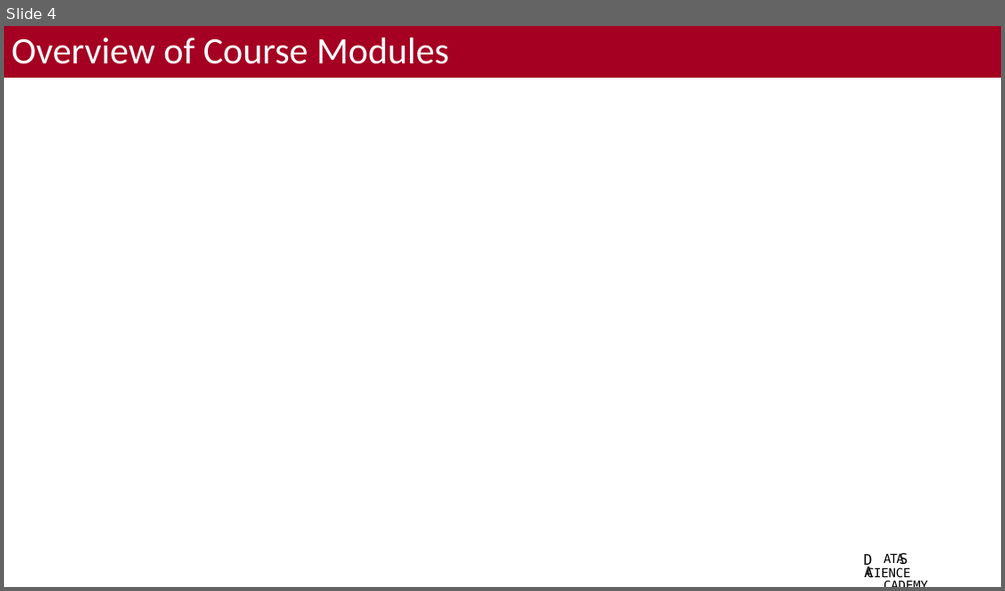
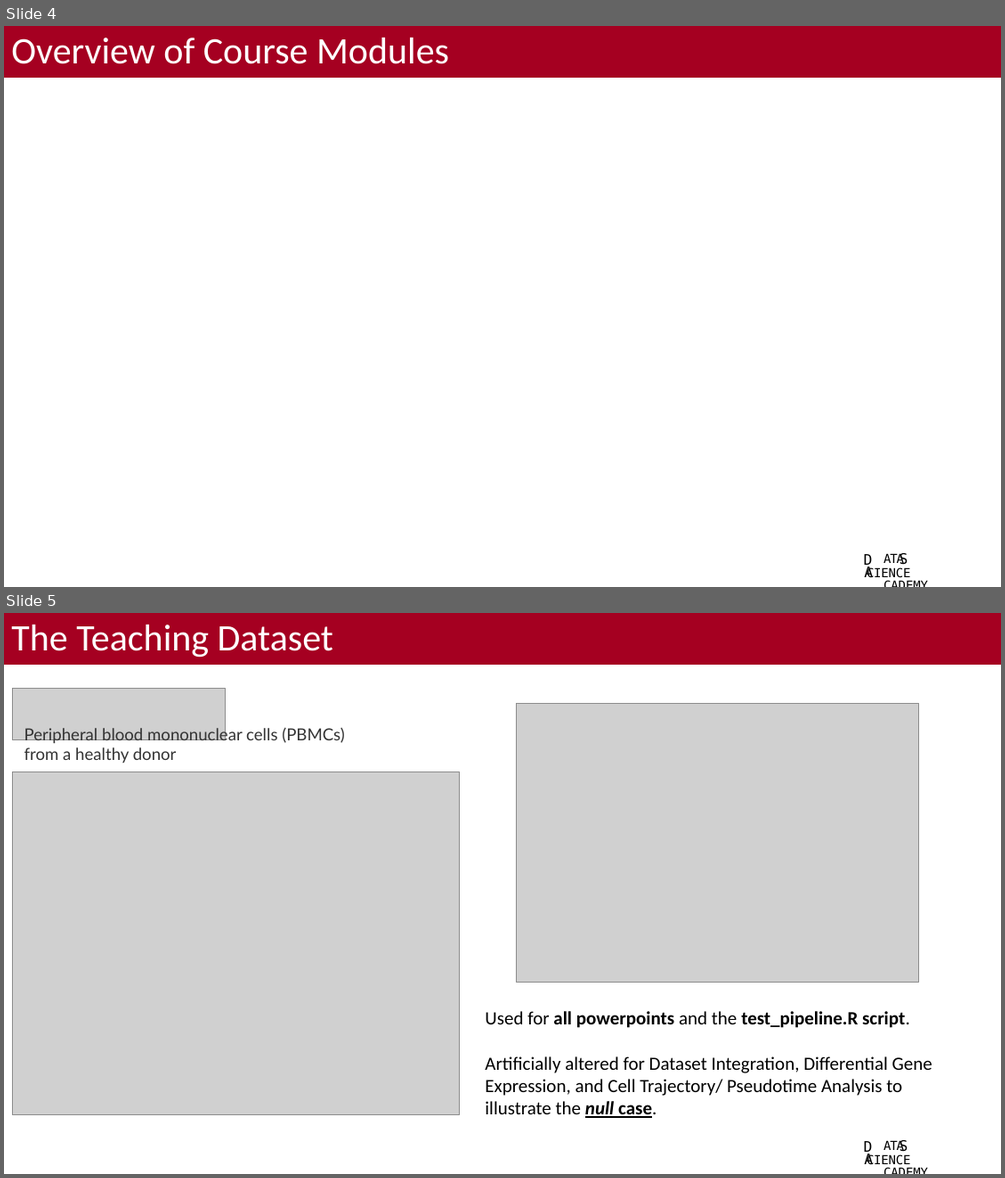
Before and after one commit to bacorli2/scrna_workshop, a slide deck: M0_Intro_Workshop/M0_Introdution_Course.pptx. Shown one above the other, each under a label of ours: slide 4 before the commit, slides 4 and 5 after it. The pictures are 1005x591 and 1005x1178 pixels, drawn with LibreOffice and Linux fonts; fonts in the diff are those of the drawing; grey boxes stand for pictures; background and template pictures are left out. Boxes give left, top, right and bottom in pixels: in the first picture for what was removed or moved away, otherwise in the second. Text is boxed around its words. In the diff, an @@ line names an element or a change of style, - is before the commit and + after.

```diff
--- a/M0_Intro_Workshop/M0_Introdution_Course.pptx
+++ b/M0_Intro_Workshop/M0_Introdution_Course.pptx
@@ slide 5 added at (4,613,1001,1174), background #FFFFFF; not listed: 4 template elements that a slide beside it also shows @@
@@ title added at (4,613,1001,665), fill #A50021, 36 pt, text #FFFFFF @@
+The Teaching Dataset
@@ picture added at (12,689,225,740) @@
@@ picture added at (517,704,919,981) @@
@@ text added at (24,726,345,763), 16 pt, text #333333 @@
+Peripheral blood mononuclear cells (PBMCs) from a healthy donor
@@ picture added at (12,771,460,1114) @@
@@ text added at (485,1011,932,1118), 18 pt, text #000000 @@
+Used for all powerpoints and the test_pipeline.R script.
+Artificially altered for Dataset Integration, Differential Gene Expression, and Cell Trajectory/ Pseudotime Analysis to illustrate the null case.
```
Also in this commit, not shown: 1 slide changed, 1 other slide added, 4 other files.
